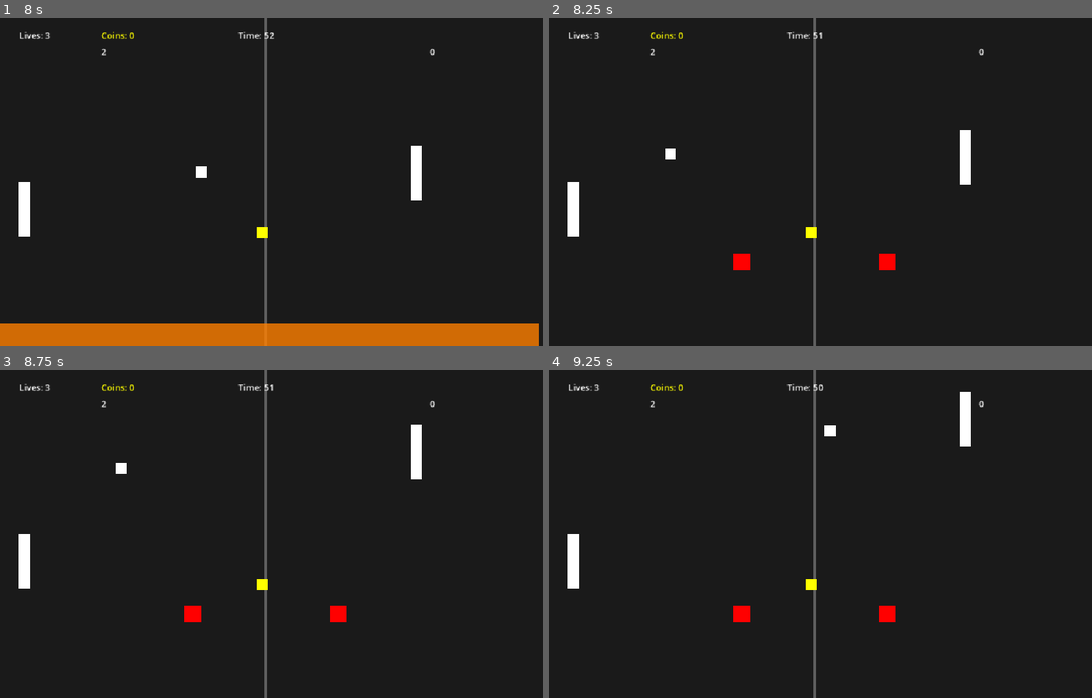
Above: before the commit, frames 1-4 (two rows, left to right).
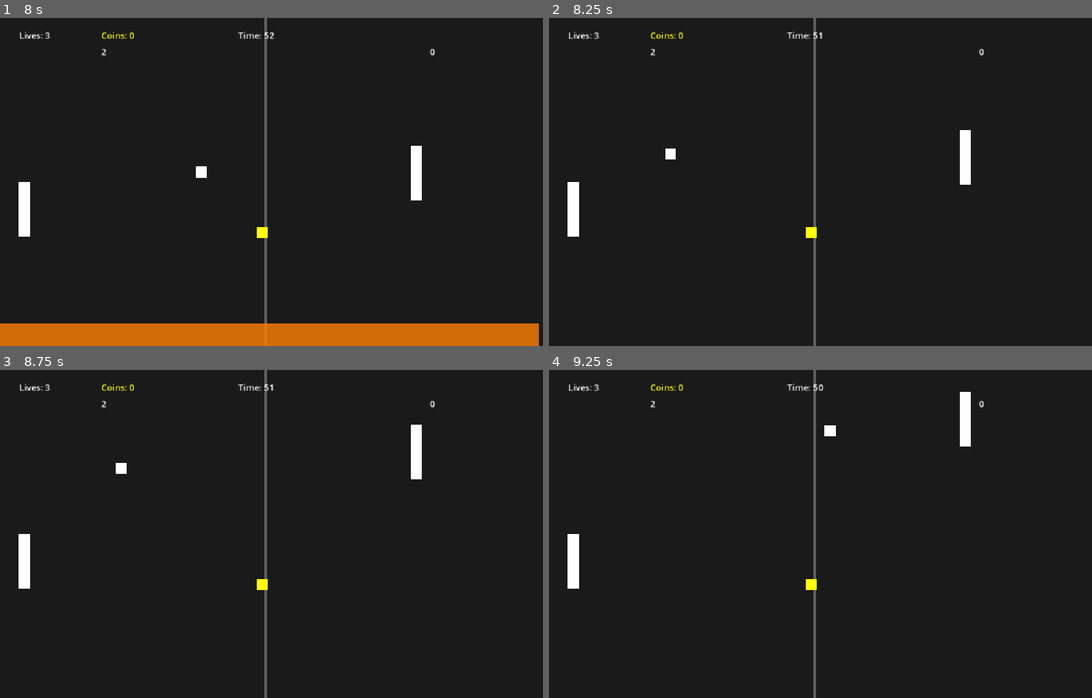
Above: after the commit, the same moments.

Repository: SamuelMTack/Push-Out-Games
Game: Godot game, scene res://Main.tscn
Two runs of this game, one before a commit and one after it. Both use one fixed random seed, a clock stepped at 60 frames per second and the inputs below.
Inputs (mouse positions are in pixels of both pictures, inside the frame that each line leads up to):
- Up to frame 1 (8 s): tap Enter at 0.5 s; move the mouse to (396, 165) at 0.52 s; press the mouse at (396, 165) at 0.53 s; hold Right (ui_right) 0.53-1.25 s; release the mouse at (396, 165) at 1.25 s; drag from (162, 198) to (244, 247) at 1.27 s; move the mouse to (331, 109) at 2.02 s; press the mouse at (331, 109) at 2.03 s; hold Right (ui_right) 2.03-2.75 s; release the mouse at (331, 109) at 2.75 s; tap Space at 2.75 s; drag from (244, 247) to (108, 132) at 2.77 s; move the mouse to (439, 231) at 3.52 s; press the mouse at (439, 231) at 3.53 s; hold Left (ui_left) 3.53-4.25 s; release the mouse at (439, 231) at 4.25 s; drag from (108, 132) to (190, 100) at 4.27 s; move the mouse to (298, 182) at 5.02 s; press the mouse at (298, 182) at 5.03 s; hold Down (ui_down) 5.03-5.75 s; release the mouse at (298, 182) at 5.75 s; drag from (190, 100) to (162, 198) at 5.77 s; move the mouse to (396, 165) at 6.52 s; press the mouse at (396, 165) at 6.53 s; hold Up (ui_up) 6.53-7.25 s; release the mouse at (396, 165) at 7.25 s; drag from (162, 198) to (260, 231) at 7.27 s
- Up to frame 2 (8.25 s): move the mouse to (880, 109) at 8.02 s; press the mouse at (880, 109) at 8.03 s; hold Down (ui_down) from 8.03 s (still down)
- Up to frame 3 (8.75 s): keep holding Down (ui_down)
- Up to frame 4 (9.25 s): release Down (ui_down) at 8.75 s; release the mouse at (880, 461) at 8.75 s; drag from (793, 599) to (657, 484) at 8.77 s

Frame 1 is identical in both runs. In frame 2, 0.3% of the frame differs, in the area x 33-64%, y 71-77%; in frame 3, 0.3%; in frame 4, 0.3%.

Commit message:
Scene nodes

Diff:
--- a/Brutal Pong/pong-game/Main.tscn
+++ b/Brutal Pong/pong-game/Main.tscn
@@ -1,9 +1,12 @@
-[gd_scene load_steps=10 format=3 uid="uid://qpdg8uq7ol6o"]
+[gd_scene load_steps=19 format=3 uid="uid://qpdg8uq7ol6o"]
 
 [ext_resource type="Script" uid="uid://cpqvsialp5hex" path="res://scripts/Main.gd" id="1_glv2v"]
 [ext_resource type="Script" uid="uid://bvssynl3yl2kw" path="res://scripts/Paddle.gd" id="2_uu6xs"]
 [ext_resource type="Script" uid="uid://bx42sc58bpy57" path="res://scripts/AI.gd" id="3_r0du0"]
 [ext_resource type="Script" uid="uid://yrfmy8eeuots" path="res://scripts/Ball.gd" id="4_cm0pq"]
+[ext_resource type="Script" path="res://scripts/Spike.gd" id="5_spike"]
+[ext_resource type="Script" path="res://scripts/WallTrap.gd" id="6_walltrap"]
+[ext_resource type="Script" path="res://scripts/Coin.gd" id="7_coin"]
 
 [sub_resource type="RectangleShape2D" id="RectangleShape2D_rxg2q"]
 size = Vector2(20, 100)
@@ -18,6 +21,18 @@
 
 [sub_resource type="RectangleShape2D" id="RectangleShape2D_r0du0"]
 size = Vector2(1000, 10)
+
+[sub_resource type="RectangleShape2D" id="RectangleShape2D_spike"]
+size = Vector2(30, 30)
+
+[sub_resource type="CircleShape2D" id="CircleShape2D_spike_damage"]
+radius = 20.0
+
+[sub_resource type="RectangleShape2D" id="RectangleShape2D_walltrap"]
+size = Vector2(40, 40)
+
+[sub_resource type="CircleShape2D" id="CircleShape2D_coin"]
+radius = 15.0
 
 [node name="Main" type="Node2D"]
 script = ExtResource("1_glv2v")
@@ -100,3 +115,57 @@
 
 [node name="FloorCollision" type="CollisionShape2D" parent="Floor"]
 shape = SubResource("RectangleShape2D_r0du0")
+
+[node name="Spike" type="StaticBody2D" parent="."]
+visible = false
+position = Vector2(-100, -100)
+script = ExtResource("5_spike")
+
+[node name="SpikeCollision" type="CollisionShape2D" parent="Spike"]
+shape = SubResource("RectangleShape2D_spike")
+
+[node name="SpikeDamageArea" type="Area2D" parent="Spike"]
+
+[node name="SpikeDamageCollision" type="CollisionShape2D" parent="Spike/SpikeDamageArea"]
+shape = SubResource("CircleShape2D_spike_damage")
+
+[node name="SpikeVisual" type="ColorRect" parent="Spike"]
+offset_left = -15.0
+offset_top = -15.0
+offset_right = 15.0
+offset_bottom = 15.0
+color = Color(1, 0, 0, 1)
+
+[node name="WallTrap" type="Area2D" parent="."]
+visible = false
+position = Vector2(-100, -100)
+script = ExtResource("6_walltrap")
+collision_layer = 0
+collision_mask = 1
+
+[node name="WallTrapCollision" type="CollisionShape2D" parent="WallTrap"]
+shape = SubResource("RectangleShape2D_walltrap")
+
+[node name="WallTrapVisual" type="ColorRect" parent="WallTrap"]
+offset_left = -20.0
+offset_top = -20.0
+offset_right = 20.0
+offset_bottom = 20.0
+color = Color(1, 0.5, 0, 0.8)
+
+[node name="Coin" type="Area2D" parent="."]
+visible = false
+position = Vector2(-100, -100)
+script = ExtResource("7_coin")
+collision_layer = 0
+collision_mask = 1
+
+[node name="CoinCollision" type="CollisionShape2D" parent="Coin"]
+shape = SubResource("CircleShape2D_coin")
+
+[node name="CoinVisual" type="ColorRect" parent="Coin"]
+offset_left = -10.0
+offset_top = -10.0
+offset_right = 10.0
+offset_bottom = 10.0
+color = Color(1, 1, 0, 1)
--- /dev/null
+++ b/Brutal Pong/pong-game/Spike.tscn
@@ -0,0 +1,27 @@
+[gd_scene load_steps=4 format=3 uid="uid://ccbvh2wtwbs8g"]
+
+[ext_resource type="Script" path="res://scripts/Spike.gd" id="1_spike"]
+
+[sub_resource type="RectangleShape2D" id="RectangleShape2D_spike"]
+size = Vector2(30, 30)
+
+[sub_resource type="CircleShape2D" id="CircleShape2D_damage"]
+radius = 20.0
+
+[node name="Spike" type="StaticBody2D"]
+script = ExtResource("1_spike")
+
+[node name="CollisionShape2D" type="CollisionShape2D" parent="."]
+shape = SubResource("RectangleShape2D_spike")
+
+[node name="DamageArea" type="Area2D" parent="."]
+
+[node name="DamageCollision" type="CollisionShape2D" parent="DamageArea"]
+shape = SubResource("CircleShape2D_damage")
+
+[node name="Visual" type="ColorRect" parent="."]
+offset_left = -15.0
+offset_top = -15.0
+offset_right = 15.0
+offset_bottom = 15.0
+color = Color(1, 0, 0, 1)
--- /dev/null
+++ b/Brutal Pong/pong-game/scripts/Coin.gd
@@ -0,0 +1,16 @@
+extends Area2D
+
+signal collected
+
+@export var coin_value: int = 5
+
+func _ready():
+	body_entered.connect(_on_player_entered)
+
+	if visible:
+		get_tree().create_timer(12.0).timeout.connect(queue_free)
+
+func _on_player_entered(body):
+	if body.name.contains("Player"):
+		collected.emit(coin_value)
+		queue_free()
--- a/Brutal Pong/pong-game/scripts/Main.gd
+++ b/Brutal Pong/pong-game/scripts/Main.gd
@@ -6,13 +6,21 @@
 @onready var score1 := $Score1
 @onready var score2 := $Score2
 
+# Scene nodes
+@onready var spike_node := $Spike
+@onready var wall_trap_node := $WallTrap
+@onready var coin_node := $Coin
+
 # Game state variables
 var player_lives := 3
 var round_time := 60.0
 var current_round_time := 60.0
 var game_state := "playing"  # "playing", "shop", "game_over"
+var current_round := 1
 var spikes := []
 var wall_traps := []
+
+# Scene nodes will be referenced via @onready vars
 
 # Scoreboard variables
 var player_score := 0
@@ -76,10 +84,12 @@
 		end_round()
 
 func handle_spike_spawning(delta):
-	spike_spawn_timer += delta
-	if spike_spawn_timer >= spike_spawn_interval:
-		spawn_spike()
-		spike_spawn_timer = 0.0
+	# Only spawn spikes starting from round 2
+	if current_round > 1:
+		spike_spawn_timer += delta
+		if spike_spawn_timer >= spike_spawn_interval:
+			spawn_spike()
+			spike_spawn_timer = 0.0
 
 func handle_wall_traps(delta):
 	wall_trap_timer += delta
@@ -142,35 +152,12 @@
 
 	# Create mirrored spikes
 	for side in range(2):  # 0=left, 1=right (mirrored)
-		var spike = StaticBody2D.new()
+		var spike = spike_node.duplicate()
 		spike.name = "Spike_" + str(spikes.size())
-
-		# Add collision shape - square like paddle
-		var collision = CollisionShape2D.new()
-		var shape = RectangleShape2D.new()
-		shape.size = Vector2(30, 30)  # Match the visual size
-		collision.shape = shape
-		spike.add_child(collision)
-
-		# Add Area2D for player damage detection
-		var damage_area = Area2D.new()
-		damage_area.name = "DamageArea"
-		var damage_collision = CollisionShape2D.new()
-		var damage_shape = CircleShape2D.new()
-		damage_shape.radius = 20  # Slightly larger for player damage
-		damage_collision.shape = damage_shape
-		damage_area.add_child(damage_collision)
-		spike.add_child(damage_area)
-
-		# Connect player damage
-		damage_area.body_entered.connect(func(body): spike_hit_player(body))
-
-		# Add visual - create a circle-like appearance
-		var visual = ColorRect.new()
-		visual.size = Vector2(30, 30)
-		visual.position = Vector2(-15, -15)
-		visual.color = Color.RED
-		spike.add_child(visual)
+		spike.visible = true
+
+		# Connect player damage signal
+		spike.player_hit.connect(func(): lose_life("Hit by spike!"))
 
 		# Set position - mirror across center line (x=500)
 		if side == 0:  # Left side (original)
@@ -186,81 +173,54 @@
 
 func spawn_wall_trap():
 	# Random wall type and position
-	var wall_side = randi() % 2  # 0=vertical, 1=horizontal
-
-	match wall_side:
+	var wall_type = randi() % 2  # 0=vertical, 1=horizontal
+
+	match wall_type:
 		0:  # Vertical walls - create mirrored left and right
 			for side in range(2):  # 0=left, 1=right
-				var trap = Area2D.new()
+				var trap = wall_trap_node.duplicate()
 				trap.name = "WallTrap_" + str(wall_traps.size())
-
-				# Add collision - only for player detection, not ball
-				var collision = CollisionShape2D.new()
-				var shape = RectangleShape2D.new()
-				collision.shape = shape
-				trap.add_child(collision)
-
-				# Set collision layers so only player can be detected, not ball
-				trap.collision_layer = 0  # Don't be detected by others
-				trap.collision_mask = 1   # Only detect layer 1 (player)
-
-				# Add visual (flame effect)
-				var visual = ColorRect.new()
-				visual.color = Color(1, 0.5, 0, 0.8)  # Orange flame color
-				trap.add_child(visual)
-
-				if side == 0:  # Left wall
-					trap.position = Vector2(20, 300)
-				else:  # Right wall (mirrored)
-					trap.position = Vector2(980, 300)
-
-				shape.size = Vector2(40, 600)  # Full screen height
-				visual.size = Vector2(40, 600)
-				visual.position = Vector2(-20, -300)
+				trap.visible = true
+
+				# Set wall type and side
+				trap.wall_type = "vertical"
+				trap.wall_side = "left" if side == 0 else "right"
 
 				add_child(trap)
 				wall_traps.append(trap)
 
-				# Connect to player collision
-				trap.body_entered.connect(func(body): player_hit_by_wall_trap(body))
+				# Set up the wall after adding to scene
+				trap.call_deferred("setup_wall")
+
+				# Connect player hit signal
+				trap.player_hit.connect(func(): lose_life("Hit by wall trap!"))
+
+				add_child(trap)
+				wall_traps.append(trap)
 
 				# Remove after some time
 				get_tree().create_timer(3.0).timeout.connect(remove_wall_trap.bind(trap))
 
 		1:  # Horizontal walls - single wall only
-			var trap = Area2D.new()
+			var trap = wall_trap_node.duplicate()
 			trap.name = "WallTrap_" + str(wall_traps.size())
-
-			# Add collision - only for player detection, not ball
-			var collision = CollisionShape2D.new()
-			var shape = RectangleShape2D.new()
-			collision.shape = shape
-			trap.add_child(collision)
-
-			# Set collision layers so only player can be detected, not ball
-			trap.collision_layer = 0  # Don't be detected by others
-			trap.collision_mask = 1   # Only detect layer 1 (player)
-
-			# Add visual (flame effect)
-			var visual = ColorRect.new()
-			visual.color = Color(1, 0.5, 0, 0.8)  # Orange flame color
-			trap.add_child(visual)
-
-			# Random top or bottom
-			if randf() > 0.5:  # Top wall
-				trap.position = Vector2(500, 20)
-			else:  # Bottom wall
-				trap.position = Vector2(500, 580)
-
-			shape.size = Vector2(1000, 40)  # Full screen width
-			visual.size = Vector2(1000, 40)
-			visual.position = Vector2(-500, -20)
+			trap.visible = true
+
+			# Set wall type and side
+			trap.wall_type = "horizontal"
+			trap.wall_side = "top" if randf() > 0.5 else "bottom"
 
 			add_child(trap)
 			wall_traps.append(trap)
 
-			# Connect to player collision
-			trap.body_entered.connect(func(body): player_hit_by_wall_trap(body))
+			# Set up the wall after adding to scene
+			trap.call_deferred("setup_wall")
+
+			# Connect player hit signal
+			trap.player_hit.connect(func(): lose_life("Hit by wall trap!"))
+
+			add_child(trap)
+			wall_traps.append(trap)
 
 			# Remove after some time
 			get_tree().create_timer(3.0).timeout.connect(remove_wall_trap.bind(trap))
@@ -301,46 +261,26 @@
 	if attempts >= 20:
 		return
 
-	# Create single coin at center line
-	var coin = Area2D.new()
+	# Create coin instance
+	var coin = coin_node.duplicate()
 	coin.name = "Coin_" + str(coins.size())
-
-	# Add collision for player collection only
-	var collision = CollisionShape2D.new()
-	var shape = CircleShape2D.new()
-	shape.radius = 15  # Coin collection radius
-	collision.shape = shape
-	coin.add_child(collision)
-
-	# Set collision layers so only player can collect
-	coin.collision_layer = 0  # Don't be detected by others
-	coin.collision_mask = 1   # Only detect layer 1 (player)
-
-	# Add visual - yellow circle
-	var visual = ColorRect.new()
-	visual.size = Vector2(20, 20)
-	visual.position = Vector2(-10, -10)
-	visual.color = Color.YELLOW
-	coin.add_child(visual)
-
-	# Position at center line
 	coin.position = coin_pos
+	coin.visible = true
+
+	# Connect collection signal
+	coin.collected.connect(func(value):
+		player_currency += value
+		if currency_label:
+			currency_label.text = "Coins: " + str(player_currency)
+		coins.erase(coin)
+	)
 
 	add_child(coin)
 	coins.append(coin)
 
-	# Connect collection
-	coin.body_entered.connect(func(body): collect_coin(body, coin))
-
 	# Remove after some time
 	get_tree().create_timer(12.0).timeout.connect(remove_coin.bind(coin))
 
-func collect_coin(body, coin):
-	if body == player1:
-		player_currency += 5
-		if currency_label:
-			currency_label.text = "Coins: " + str(player_currency)
-		remove_coin(coin)
 
 func remove_coin(coin):
 	if coin and is_instance_valid(coin):
@@ -360,13 +300,7 @@
 func player_hit_by_spike():
 	lose_life("Hit by spike!")
 
-func spike_hit_player(body):
-	if body == player1:
-		lose_life("Hit by spike!")
-
-func player_hit_by_wall_trap(body):
-	if body == player1:
-		lose_life("Hit by wall trap!")
+
 
 func lose_life(_reason: String):
 	# Check if shield is active
@@ -438,7 +372,16 @@
 	get_tree().paused = false
 	# Reset timer only when starting a new round after shop
 	current_round_time = round_time
+	# Increment round counter
+	current_round += 1
+	# Increase AI difficulty
+	increase_ai_difficulty()
 	start_round()
+
+func increase_ai_difficulty():
+	# Increase AI speed by 10% each round, capped at 2x original speed
+	var speed_increase = min(1.0 + (current_round - 1) * 0.1, 2.0)
+	player2.speed = 300.0 * speed_increase
 
 # Shop item effects
 func add_life():
--- /dev/null
+++ b/Brutal Pong/pong-game/scripts/Spike.gd
@@ -0,0 +1,17 @@
+extends StaticBody2D
+
+signal player_hit
+
+@onready var damage_area = $SpikeDamageArea
+
+func _ready():
+	# Connect player damage detection
+	damage_area.body_entered.connect(_on_player_entered)
+
+	# Only auto-remove if this is visible
+	if visible:
+		get_tree().create_timer(8.0).timeout.connect(queue_free)
+
+func _on_player_entered(body):
+	if body.name.contains("Player"):
+		player_hit.emit()
--- /dev/null
+++ b/Brutal Pong/pong-game/scripts/WallTrap.gd
@@ -0,0 +1,60 @@
+extends Area2D
+
+signal player_hit
+
+@export var wall_type: String = "vertical"
+@export var wall_side: String = "left"
+
+@onready var collision_shape = $WallTrapCollision
+@onready var visual = $WallTrapVisual
+
+func _ready():
+	body_entered.connect(_on_player_entered)
+
+	if visible:
+		get_tree().create_timer(3.0).timeout.connect(queue_free)
+
+func setup_wall():
+	# Wait for nodes to be ready
+	await get_tree().process_frame
+
+	if not collision_shape or not is_instance_valid(collision_shape):
+		collision_shape = get_node_or_null("WallTrapCollision")
+	if not visual or not is_instance_valid(visual):
+		visual = get_node_or_null("WallTrapVisual")
+
+	if not collision_shape or not collision_shape.shape:
+		return
+
+	var shape = collision_shape.shape
+	if not shape is RectangleShape2D:
+		return
+
+	var rect_shape = shape as RectangleShape2D
+
+	match wall_type:
+		"vertical":
+			rect_shape.size = Vector2(40, 600)
+			visual.size = Vector2(40, 600)
+			visual.position = Vector2(-20, -300)
+
+			match wall_side:
+				"left":
+					position = Vector2(20, 300)
+				"right":
+					position = Vector2(980, 300)
+
+		"horizontal":
+			rect_shape.size = Vector2(1000, 40)
+			visual.size = Vector2(1000, 40)
+			visual.position = Vector2(-500, -20)
+
+			match wall_side:
+				"top":
+					position = Vector2(500, 20)
+				"bottom":
+					position = Vector2(500, 580)
+
+func _on_player_entered(body):
+	if body.name.contains("Player"):
+		player_hit.emit()
Not shown, added: Brutal Pong/pong-game/scripts/Coin.gd.uid
Not shown, added: Brutal Pong/pong-game/scripts/Spike.gd.uid
Not shown, added: Brutal Pong/pong-game/scripts/WallTrap.gd.uid
